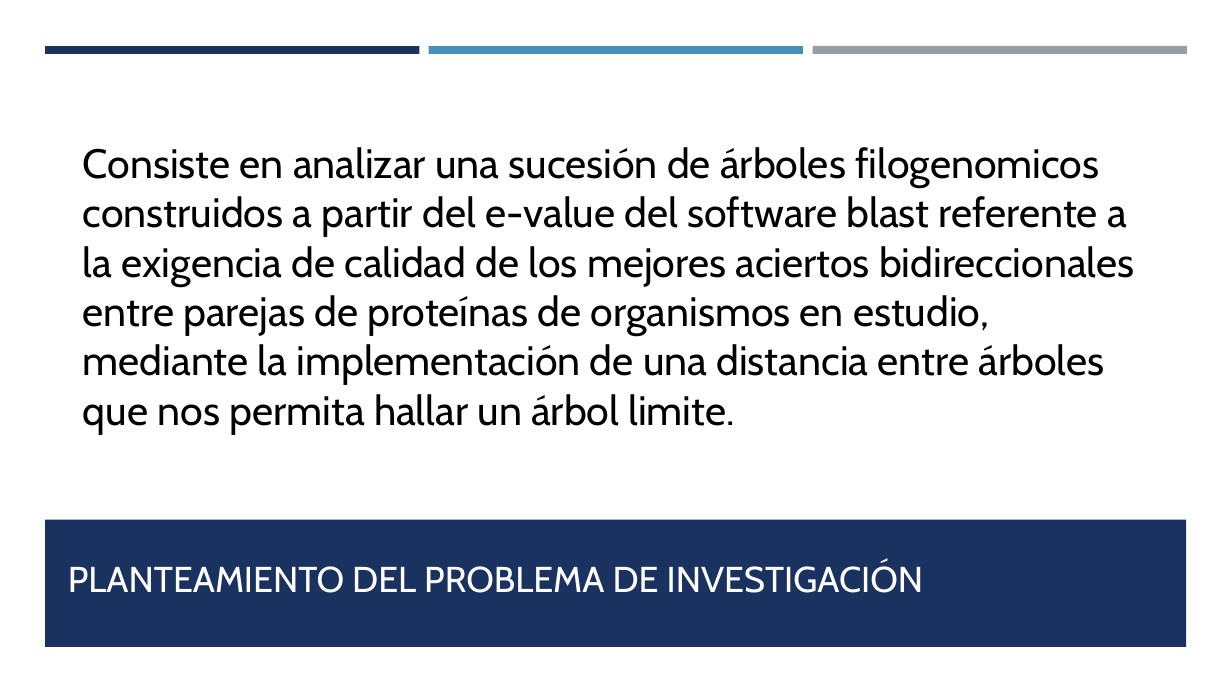
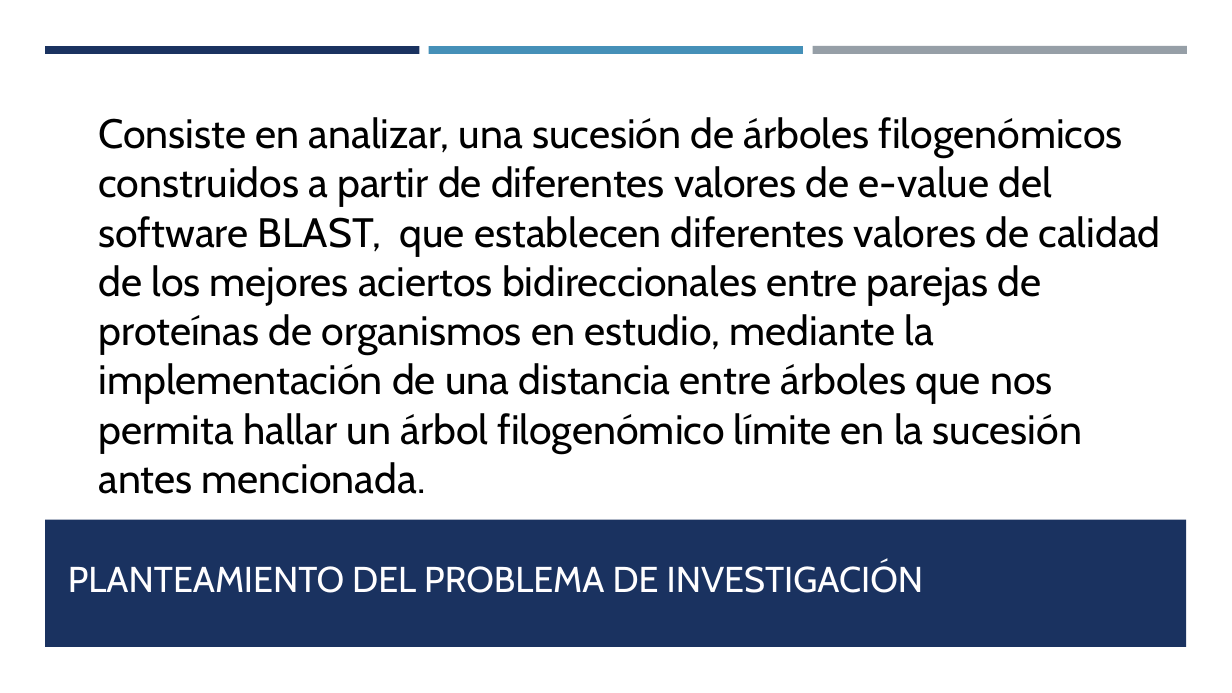
Before and after one commit to Vitali22/tesis, a slide deck: slide 2 of DocumentosTesina/Presentación.pptx. Drawn at 1232x693 pixels with LibreOffice and Linux fonts; fonts in the diff are those of the drawing. Boxes give left, top, right and bottom in pixels: in the first picture for what was removed or moved away, otherwise in the second. Text is boxed around its words. In the diff, an @@ line names an element or a change of style, - is before the commit and + after.

```diff
--- a/DocumentosTesina/Presentación.pptx
+++ b/DocumentosTesina/Presentación.pptx
@@ text at (99, 117, 1161, 494): text changed @@
-Consiste en analizar una sucesión de árboles filogenomicos construidos a partir del e-value del software blast referente a la exigencia de calidad de los mejores aciertos bidireccionales entre parejas de proteínas de organismos en estudio, mediante la implementación de una distancia entre árboles que nos permita hallar un árbol limite.
+Consiste en analizar, una sucesión de árboles filogenómicos construidos a partir de diferentes valores de e-value del software BLAST, que establecen diferentes valores de calidad de los mejores aciertos bidireccionales entre parejas de proteínas de organismos en estudio, mediante la implementación de una distancia entre árboles que nos permita hallar un árbol filogenómico límite en la sucesión antes mencionada.
```
Also in this commit, not shown: 3 other slides changed, 3 slides added, 1 other file.
